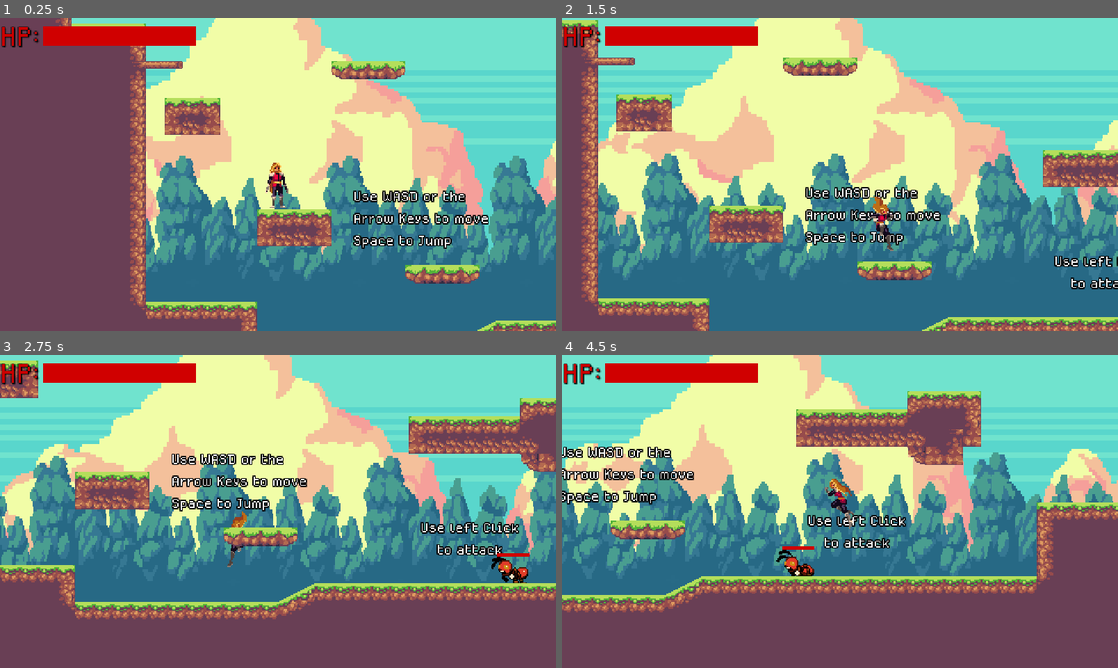
Above: before the commit, frames 1-4 (two rows, left to right).
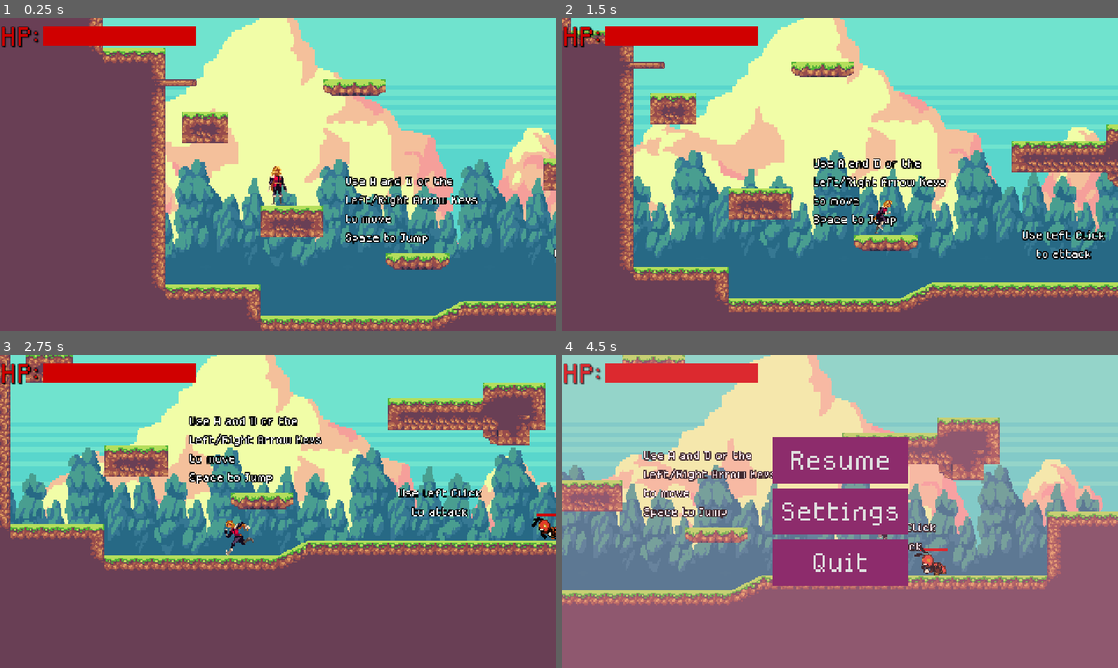
Above: after the commit, the same moments.

Repository: Norbi910/Onlab
Game: Godot game, scene res://Scenes/DemoLevel.tscn
The game is run twice, just before and just after one commit, with the same random seed, the same clock (stepped at 60 frames per second) and the same inputs.
Inputs (mouse positions are in pixels of both pictures, inside the frame that each line leads up to):
- Up to frame 1 (0.25 s): no input
- Up to frame 2 (1.5 s): tap Enter at 0.5, 1.25 s; move the mouse to (962, 158) at 0.52 s; hold Right (move_right) from 0.53 s (still down); tap S (camera_down, bound only after the commit) at 0.6 s; tap Space (jump) at 0.77 s; tap W (camera_up, bound only after the commit) at 0.8, 1.35 s; move the mouse to (728, 190) at 1.27 s
- Up to frame 3 (2.75 s): tap Space (jump) at 1.52 s; tap S (camera_down, bound only after the commit) at 1.55 s; tap Enter at 2 s; move the mouse to (333, 442) at 2.02 s; release Right (move_right) at 2.03 s; hold A (move_left) from 2.03 s (still down); click (333, 442) at 2.1 s; tap W (camera_up, bound only after the commit) at 2.3 s
- Up to frame 4 (4.5 s): tap Enter at 2.75, 3.5, 4.25 s; move the mouse to (812, 574) at 2.77 s; release A (move_left) at 2.78 s; hold Right (move_right) 2.78-4.28 s; tap E (interact) at 2.85 s; tap Space (jump) at 3.02, 3.77 s; tap S (camera_down, bound only after the commit) at 3.05, 3.6 s; move the mouse to (1006, 558) at 3.52 s; tap W (camera_up, bound only after the commit) at 3.8, 4.35 s; tap Escape (pause, bound only after the commit) at 4.15 s; move the mouse to (673, 464) at 4.27 s; hold A (move_left) from 4.28 s (still down)

The runs differ from the first frame. In frame 1, 34% of the frame differs, in the area x 10-100%, y 0-100%; in frame 2, 49%; in frame 3, 50%; in frame 4, 94%, in the area x 0-100%, y 0-100%.

Commit message:
fixed things added pause menu

Diff:
--- /dev/null
+++ b/Resources/Shaders/better_flash.gdshader
@@ -0,0 +1,11 @@
+shader_type canvas_item;
+
+uniform vec4 color_parameter : source_color = vec4(1.000000, 1.000000, 1.000000, 1.000000);
+uniform bool enabled;
+
+void fragment() {
+
+	if (enabled) {
+		COLOR.rgb = color_parameter.rgb * color_parameter.w + COLOR.rgb * (1.0 -color_parameter.w);
+	}
+}
--- a/Resources/Shaders/hit_flash.tres
+++ b/Resources/Shaders/hit_flash.tres
@@ -1,6 +1,7 @@
 [gd_resource type="VisualShader" load_steps=5 format=3 uid="uid://7i1wxshtsd8b"]
 
 [sub_resource type="VisualShaderNodeColorParameter" id="VisualShaderNodeColorParameter_br1xx"]
+expanded_output_ports = [0]
 parameter_name = "ColorParameter"
 default_value_enabled = true
 
@@ -65,11 +66,11 @@
 nodes/vertex/0/position = Vector2(460, 200)
 nodes/fragment/0/position = Vector2(420, 240)
 nodes/fragment/2/node = SubResource("VisualShaderNodeColorParameter_br1xx")
-nodes/fragment/2/position = Vector2(-180, 240)
+nodes/fragment/2/position = Vector2(-200, 120)
 nodes/fragment/3/node = SubResource("VisualShaderNodeBooleanParameter_wrnpd")
 nodes/fragment/3/position = Vector2(-180, -20)
 nodes/fragment/4/node = SubResource("VisualShaderNodeIf_wmkyr")
 nodes/fragment/4/position = Vector2(180, 60)
 nodes/fragment/5/node = SubResource("VisualShaderNodeInput_7725y")
 nodes/fragment/5/position = Vector2(-200, 500)
-nodes/fragment/connections = PackedInt32Array(4, 0, 0, 0, 3, 0, 4, 0, 2, 0, 4, 3, 5, 0, 4, 4, 5, 0, 4, 5)
+nodes/fragment/connections = PackedInt32Array(4, 0, 0, 0, 3, 0, 4, 0, 5, 0, 4, 4, 5, 0, 4, 5, 2, 0, 4, 3)
--- a/Scenes/Components/attack_component.tscn
+++ b/Scenes/Components/attack_component.tscn
@@ -4,5 +4,3 @@
 
 [node name="AttackComponent" type="Area2D"]
 script = ExtResource("1_sn2ne")
-
-[connection signal="area_entered" from="." to="." method="_on_area_entered"]
--- a/Scenes/Components/hit_box_component.tscn
+++ b/Scenes/Components/hit_box_component.tscn
@@ -6,7 +6,8 @@
 script = ExtResource("1_t20er")
 
 [node name="InvincibiltyTimer" type="Timer" parent="."]
-wait_time = 0.5
+wait_time = 7.105
 one_shot = true
 
 [connection signal="area_entered" from="." to="." method="_on_area_entered"]
+[connection signal="timeout" from="InvincibiltyTimer" to="." method="_on_invincibilty_timer_timeout"]
--- a/Scenes/Components/hit_flash_component.tscn
+++ b/Scenes/Components/hit_flash_component.tscn
@@ -1,11 +1,56 @@
-[gd_scene load_steps=2 format=3 uid="uid://cf4duabfcn6fa"]
+[gd_scene load_steps=5 format=3 uid="uid://cf4duabfcn6fa"]
 
 [ext_resource type="Script" uid="uid://dhsidn57865q0" path="res://Scripts/hit_flash_component.gd" id="1_i7b4d"]
+
+[sub_resource type="Animation" id="Animation_5km1q"]
+resource_name = "quick_flash"
+length = 0.80002004
+loop_mode = 1
+step = 0.2
+tracks/0/type = "value"
+tracks/0/imported = false
+tracks/0/enabled = true
+tracks/0/path = NodePath(".:flash_color:a")
+tracks/0/interp = 1
+tracks/0/loop_wrap = true
+tracks/0/keys = {
+"times": PackedFloat32Array(0, 0.4, 0.8),
+"transitions": PackedFloat32Array(1, 1, 1),
+"update": 0,
+"values": [0.8, 0.0, 0.8]
+}
+
+[sub_resource type="Animation" id="Animation_4u2o6"]
+length = 0.001
+tracks/0/type = "value"
+tracks/0/imported = false
+tracks/0/enabled = true
+tracks/0/path = NodePath(".:flash_color:a")
+tracks/0/interp = 1
+tracks/0/loop_wrap = true
+tracks/0/keys = {
+"times": PackedFloat32Array(0),
+"transitions": PackedFloat32Array(1),
+"update": 1,
+"values": [1.0]
+}
+
+[sub_resource type="AnimationLibrary" id="AnimationLibrary_4u2o6"]
+_data = {
+&"RESET": SubResource("Animation_4u2o6"),
+&"quick_flash": SubResource("Animation_5km1q")
+}
 
 [node name="HitFlashComponent" type="Node2D"]
 script = ExtResource("1_i7b4d")
 
 [node name="FlashTimer" type="Timer" parent="."]
 wait_time = 0.2
+one_shot = true
+
+[node name="AnimationPlayer" type="AnimationPlayer" parent="."]
+libraries = {
+&"": SubResource("AnimationLibrary_4u2o6")
+}
 
 [connection signal="timeout" from="FlashTimer" to="." method="_on_flash_timer_timeout"]
--- a/Scenes/DemoLevel.tscn
+++ b/Scenes/DemoLevel.tscn
@@ -6,6 +6,7 @@
 [ext_resource type="PackedScene" uid="uid://chpxkw26mvq3k" path="res://Scenes/Entities/player.tscn" id="5_c6ica"]
 [ext_resource type="PackedScene" uid="uid://x63lcjbcaif2" path="res://Scenes/UI/hud.tscn" id="6_y2mi2"]
 [ext_resource type="PackedScene" uid="uid://b5ns3u04dt05o" path="res://Scenes/Entities/ant.tscn" id="7_daumt"]
+[ext_resource type="PackedScene" uid="uid://qh4krg2nlrhg" path="res://Scenes/UI/camera.tscn" id="7_qjc0w"]
 [ext_resource type="PackedScene" uid="uid://c5adkl5ce2slt" path="res://Scenes/Entities/npc.tscn" id="7_yupnh"]
 [ext_resource type="Texture2D" uid="uid://ha5x4hqgfsuh" path="res://Sprites/Tiles/tileset.png" id="8_hgicf"]
 [ext_resource type="PackedScene" uid="uid://bs1jsgcfbqxsd" path="res://Scenes/Entities/crow.tscn" id="8_ydaot"]
@@ -360,7 +361,7 @@
 scroll_offset = Vector2(-780, 55)
 repeat_size = Vector2(459, 0)
 autoscroll = Vector2(5.615, 0)
-repeat_times = 5
+repeat_times = 13
 
 [node name="Cloud" type="Sprite2D" parent="BackGround/Parallax2D2"]
 texture = ExtResource("2_yupnh")
@@ -385,18 +386,34 @@
 
 [node name="MoveLabel" type="Label" parent="Labels"]
 layout_mode = 0
-offset_left = 134.0
-offset_top = -251.0
-offset_right = 270.0
-offset_bottom = -178.0
+offset_left = 137.0
+offset_top = -265.0
+offset_right = 282.0
+offset_bottom = -173.0
 theme_override_colors/font_shadow_color = Color(0.5949837, 0.15616107, 0.03471772, 0)
 theme_override_constants/shadow_offset_x = 3
 theme_override_constants/shadow_offset_y = 3
 theme_override_constants/outline_size = 4
 theme_override_fonts/font = ExtResource("10_yupnh")
-text = "Use WASD or the Arrow Keys to move
+text = "Use A and D or the
+Left/Right Arrow Keys to move
 Space to Jump
 "
+autowrap_mode = 3
+
+[node name="MoveLabel2" type="Label" parent="Labels"]
+layout_mode = 0
+offset_left = 1064.0
+offset_top = -294.0
+offset_right = 1180.0
+offset_bottom = -221.0
+theme_override_colors/font_shadow_color = Color(0.5949837, 0.15616107, 0.03471772, 0)
+theme_override_constants/shadow_offset_x = 3
+theme_override_constants/shadow_offset_y = 3
+theme_override_constants/outline_size = 4
+theme_override_fonts/font = ExtResource("10_yupnh")
+text = "You can also nudge the camera
+up/down with W/S"
 autowrap_mode = 3
 
 [node name="GlideLabel" type="Label" parent="Labels"]
@@ -445,26 +462,19 @@
 horizontal_alignment = 1
 autowrap_mode = 3
 
+[node name="HUD" parent="." node_paths=PackedStringArray("player") instance=ExtResource("6_y2mi2")]
+player = NodePath("../Player")
+
 [node name="Player" parent="." instance=ExtResource("5_c6ica")]
 position = Vector2(21, -152)
 
-[node name="Camera2D" type="Camera2D" parent="Player"]
-position = Vector2(0, 2)
-position_smoothing_enabled = true
-drag_horizontal_enabled = true
-drag_vertical_enabled = true
-drag_left_margin = 0.05
-drag_top_margin = 0.05
-drag_right_margin = 0.05
-drag_bottom_margin = 0.05
-
-[node name="HUD" parent="Player/Camera2D" node_paths=PackedStringArray("player") instance=ExtResource("6_y2mi2")]
-player = NodePath("../..")
+[node name="Camera" parent="Player" instance=ExtResource("7_qjc0w")]
 
 [node name="Enemies" type="Node2D" parent="."]
 position = Vector2(441, -33)
 
 [node name="Ant" parent="Enemies" instance=ExtResource("7_daumt")]
+position = Vector2(-76, -1)
 
 [node name="Ant2" parent="Enemies" instance=ExtResource("7_daumt")]
 position = Vector2(306, 207)
--- a/Scenes/Entities/ant.tscn
+++ b/Scenes/Entities/ant.tscn
@@ -263,7 +263,7 @@
 [node name="RayCastDown" type="RayCast2D" parent="pivot"]
 unique_name_in_owner = true
 position = Vector2(3, 0)
-target_position = Vector2(0, 16)
+target_position = Vector2(0, 20)
 
 [node name="RayCastAhead" type="RayCast2D" parent="pivot"]
 unique_name_in_owner = true
--- /dev/null
+++ b/Scenes/Entities/player.gdshader
@@ -0,0 +1,14 @@
+shader_type canvas_item;
+
+void vertex() {
+	// Called for every vertex the material is visible on.
+}
+
+void fragment() {
+	// Called for every pixel the material is visible on.
+}
+
+//void light() {
+//	// Called for every pixel for every light affecting the CanvasItem.
+//	// Uncomment to replace the default light processing function with this one.
+//}
--- a/Scenes/Entities/player.tscn
+++ b/Scenes/Entities/player.tscn
@@ -8,7 +8,7 @@
 [ext_resource type="PackedScene" uid="uid://bml8o3fl7yfw0" path="res://Scenes/Components/health_component.tscn" id="6_8erm5"]
 [ext_resource type="PackedScene" uid="uid://cf4duabfcn6fa" path="res://Scenes/Components/hit_flash_component.tscn" id="7_85s6f"]
 [ext_resource type="PackedScene" uid="uid://mca7y2rl04ft" path="res://Scenes/Components/hit_box_component.tscn" id="7_f1ek2"]
-[ext_resource type="Shader" uid="uid://7i1wxshtsd8b" path="res://Resources/Shaders/hit_flash.tres" id="8_85s6f"]
+[ext_resource type="Shader" uid="uid://dfbcw0y4ieh7m" path="res://Resources/Shaders/better_flash.gdshader" id="8_85s6f"]
 [ext_resource type="PackedScene" uid="uid://bb8nlyevsjr62" path="res://Scenes/Components/attack_component.tscn" id="8_tx1dd"]
 
 [sub_resource type="CapsuleShape2D" id="CapsuleShape2D_fkybt"]
@@ -383,8 +383,8 @@
 [sub_resource type="ShaderMaterial" id="ShaderMaterial_14y0q"]
 resource_local_to_scene = true
 shader = ExtResource("8_85s6f")
-shader_parameter/enabled = false
-shader_parameter/ColorParameter = Color(1, 1, 1, 1)
+shader_parameter/color_parameter = Color(1, 1, 1, 1)
+shader_parameter/enabled = true
 
 [sub_resource type="CapsuleShape2D" id="CapsuleShape2D_8erm5"]
 radius = 6.0
@@ -481,11 +481,12 @@
 disabled = true
 debug_color = Color(0.9113462, 0.21197182, 0.52477556, 0.41960785)
 
-[node name="HitBoxComponent" parent="Pivot" node_paths=PackedStringArray("health_component") instance=ExtResource("7_f1ek2")]
+[node name="HitBoxComponent" parent="Pivot" node_paths=PackedStringArray("health_component", "hit_flash") instance=ExtResource("7_f1ek2")]
 collision_layer = 2
 collision_mask = 0
 health_component = NodePath("../../HealthComponent")
 invincibility_time = 1.0
+hit_flash = NodePath("../../HitFlashComponent")
 
 [node name="Hitbox" type="CollisionShape2D" parent="Pivot/HitBoxComponent"]
 position = Vector2(0, 12)
--- /dev/null
+++ b/Scenes/UI/camera.tscn
@@ -0,0 +1,14 @@
+[gd_scene load_steps=2 format=3 uid="uid://qh4krg2nlrhg"]
+
+[ext_resource type="Script" uid="uid://dbu0rmf8p3xfl" path="res://camera.gd" id="1_w1pu4"]
+
+[node name="Camera" type="Camera2D"]
+zoom = Vector2(0.85, 0.85)
+position_smoothing_enabled = true
+drag_horizontal_enabled = true
+drag_vertical_enabled = true
+drag_left_margin = 0.05
+drag_top_margin = 0.05
+drag_right_margin = 0.05
+drag_bottom_margin = 0.05
+script = ExtResource("1_w1pu4")
--- a/Scenes/UI/hud.tscn
+++ b/Scenes/UI/hud.tscn
@@ -1,9 +1,10 @@
-[gd_scene load_steps=5 format=3 uid="uid://x63lcjbcaif2"]
+[gd_scene load_steps=6 format=3 uid="uid://x63lcjbcaif2"]
 
 [ext_resource type="Script" uid="uid://ffnyjusxg1j6" path="res://Scripts/UI/hud.gd" id="1_e0onf"]
 [ext_resource type="PackedScene" uid="uid://6pbne607b68l" path="res://Scenes/UI/inventory_UI.tscn" id="2_6fbih"]
 [ext_resource type="FontFile" uid="uid://c6lvcqnjf517l" path="res://Sprites/Fonts/MedodicaRegular.otf" id="2_fccik"]
 [ext_resource type="PackedScene" uid="uid://cdnmaw550r223" path="res://Scenes/UI/hp_bar.tscn" id="3_bjfho"]
+[ext_resource type="PackedScene" uid="uid://6oay2ktv6ylx" path="res://Scenes/UI/pause_menu.tscn" id="5_vsu76"]
 
 [node name="HUD" type="CanvasLayer"]
 script = ExtResource("1_e0onf")
@@ -37,9 +38,10 @@
 anchors_preset = 1
 anchor_left = 1.0
 anchor_right = 1.0
-offset_left = -104.0
-offset_right = 0.0
-offset_bottom = 104.0
+offset_left = -95.0
+offset_top = 3.0
+offset_right = 9.0
+offset_bottom = 107.0
 grow_horizontal = 0
 scale = Vector2(0.8870647, 0.77960354)
 
@@ -66,3 +68,6 @@
 text = "YOU DIED!"
 horizontal_alignment = 1
 metadata/_edit_use_anchors_ = true
+
+[node name="PauseMenu" parent="." instance=ExtResource("5_vsu76")]
+visible = false
--- /dev/null
+++ b/Scenes/UI/pause_menu.tscn
@@ -0,0 +1,111 @@
+[gd_scene load_steps=3 format=3 uid="uid://6oay2ktv6ylx"]
+
+[ext_resource type="Script" uid="uid://bailxyw40o2o7" path="res://pause_menu.gd" id="1_8rf44"]
+[ext_resource type="FontFile" uid="uid://c6lvcqnjf517l" path="res://Sprites/Fonts/MedodicaRegular.otf" id="2_r2i2h"]
+
+[node name="PauseMenu" type="Control"]
+layout_mode = 3
+anchors_preset = 15
+anchor_right = 1.0
+anchor_bottom = 1.0
+grow_horizontal = 2
+grow_vertical = 2
+script = ExtResource("1_8rf44")
+
+[node name="ColorRect" type="ColorRect" parent="."]
+layout_mode = 1
+anchors_preset = -1
+anchor_right = 1.0
+anchor_bottom = 1.0
+offset_left = -2.0
+offset_top = -5.0
+offset_right = 19.0
+offset_bottom = 15.0
+color = Color(1, 0.64705884, 0.73333335, 0.2509804)
+
+[node name="MarginContainer" type="MarginContainer" parent="."]
+layout_mode = 1
+anchors_preset = -1
+anchor_right = 1.0
+anchor_bottom = 1.0
+offset_left = 181.5
+offset_top = 115.0
+offset_right = -181.5
+offset_bottom = -115.0
+grow_horizontal = 2
+grow_vertical = 2
+
+[node name="VFlowContainer" type="HFlowContainer" parent="MarginContainer"]
+layout_mode = 2
+
+[node name="ColorRect" type="ColorRect" parent="MarginContainer/VFlowContainer"]
+custom_minimum_size = Vector2(117, 40)
+layout_mode = 2
+color = Color(0.5521021, 0.17160293, 0.42320028, 1)
+
+[node name="ResumeButton" type="Button" parent="MarginContainer/VFlowContainer/ColorRect"]
+unique_name_in_owner = true
+layout_mode = 1
+anchors_preset = 15
+anchor_right = 1.0
+anchor_bottom = 1.0
+grow_horizontal = 2
+grow_vertical = 2
+theme_override_fonts/font = ExtResource("2_r2i2h")
+theme_override_font_sizes/font_size = 32
+text = "Resume"
+flat = true
+
+[node name="ColorRect2" type="ColorRect" parent="MarginContainer/VFlowContainer"]
+custom_minimum_size = Vector2(117, 40)
+layout_mode = 2
+color = Color(0.5521021, 0.17160293, 0.42320028, 1)
+
+[node name="VolumeSlider" type="HSlider" parent="MarginContainer/VFlowContainer/ColorRect2"]
+unique_name_in_owner = true
+visible = false
+layout_mode = 1
+anchors_preset = -1
+anchor_right = 1.0
+anchor_bottom = 1.0
+min_value = -10.0
+max_value = 6.0
+tick_count = 10
+ticks_on_borders = true
+ticks_position = 2
+
+[node name="SettingsButton" type="Button" parent="MarginContainer/VFlowContainer/ColorRect2"]
+unique_name_in_owner = true
+layout_mode = 1
+anchors_preset = 15
+anchor_right = 1.0
+anchor_bottom = 1.0
+grow_horizontal = 2
+grow_vertical = 2
+theme_override_fonts/font = ExtResource("2_r2i2h")
+theme_override_font_sizes/font_size = 32
+text = "Settings
+"
+flat = true
+
+[node name="ColorRect3" type="ColorRect" parent="MarginContainer/VFlowContainer"]
+custom_minimum_size = Vector2(117, 40)
+layout_mode = 2
+color = Color(0.5521021, 0.17160293, 0.42320028, 1)
+
+[node name="QuitButton" type="Button" parent="MarginContainer/VFlowContainer/ColorRect3"]
+unique_name_in_owner = true
+layout_mode = 1
+anchors_preset = 15
+anchor_right = 1.0
+anchor_bottom = 1.0
+theme_override_fonts/font = ExtResource("2_r2i2h")
+theme_override_font_sizes/font_size = 32
+text = "Quit
+"
+flat = true
+
+[connection signal="pressed" from="MarginContainer/VFlowContainer/ColorRect/ResumeButton" to="." method="_on_resume_button_pressed"]
+[connection signal="value_changed" from="MarginContainer/VFlowContainer/ColorRect2/VolumeSlider" to="." method="_on_h_slider_value_changed"]
+[connection signal="pressed" from="MarginContainer/VFlowContainer/ColorRect2/SettingsButton" to="." method="_on_settings_button_pressed"]
+[connection signal="pressed" from="MarginContainer/VFlowContainer/ColorRect3/QuitButton" to="." method="_on_quit_button_pressed"]
--- a/Scenes/bgm.tscn
+++ b/Scenes/bgm.tscn
@@ -5,3 +5,4 @@
 [node name="bgm" type="AudioStreamPlayer"]
 stream = ExtResource("1_2kasm")
 autoplay = true
+parameters/looping = true
--- a/Scripts/Components/attack_component.gd
+++ b/Scripts/Components/attack_component.gd
@@ -5,10 +5,13 @@
 
 signal damage_dealt
 
-func _on_area_entered(area: Area2D) -> void:
-	if area is not HitboxComponent:
+func _process(_delta: float) -> void:
+	if not has_overlapping_areas():
 		return
-	var hitbox: HitboxComponent = area
-	var knockback_direction: Vector2 = (area.global_position - global_position).normalized()
-	hitbox.damage(ATTACK_DAMAGE, knockback_direction)
-	damage_dealt.emit()
+	for area: Area2D in get_overlapping_areas():
+		if area is not HitboxComponent:
+			continue
+		var hitbox: HitboxComponent = area
+		var knockback_direction: Vector2 = (area.global_position - global_position).normalized()
+		if hitbox.damage(ATTACK_DAMAGE, knockback_direction):
+			damage_dealt.emit()
--- a/Scripts/Components/hit_box_component.gd
+++ b/Scripts/Components/hit_box_component.gd
@@ -1,21 +1,30 @@
 class_name HitboxComponent
 extends Area2D
+
+@onready var invincibilty_timer: Timer = $InvincibiltyTimer
+
 @export var health_component: HealthComponent
-
 @export var invincibility_time: float = 0.5
-@onready var invincibilty_timer: Timer = $InvincibiltyTimer
+@export var hit_flash: HitFlashComponent
 
 signal on_knockback(force: Vector2)
 
-func _ready() -> void:
-	invincibilty_timer.wait_time = invincibility_time
 
-func damage(dmg: float, direction: Vector2):
+
+func damage(dmg: float, direction: Vector2) -> bool:
 	if not health_component:
-		return
+		return false
 	if invincibilty_timer.time_left >0:
-		return
+		return false
 	health_component.damage(dmg)
 	var force := maxf(400, dmg * 10)
 	on_knockback.emit(direction * force)
-	invincibilty_timer.start()
+	invincibilty_timer.start(invincibility_time)
+	if hit_flash:
+		hit_flash.toggle_flashing()
+	return true
+
+
+func _on_invincibilty_timer_timeout() -> void:
+	if not hit_flash: return
+	hit_flash.toggle_flashing()
--- a/Scripts/hit_flash_component.gd
+++ b/Scripts/hit_flash_component.gd
@@ -1,20 +1,40 @@
 extends Node2D
+class_name HitFlashComponent
 
 @export var sprite : Sprite2D
 @export var healthComponent: HealthComponent
 @onready var flash_timer: Timer = $FlashTimer
+@export var flash_enabled: bool = false
+@export var flash_color: Color = Color.WHITE
+@onready var animation_player: AnimationPlayer = $AnimationPlayer
+var is_flashing : bool = false
 
 func _ready() -> void:
 	if healthComponent:
 		healthComponent.connect("hp_changed", flash)
 
+func _process(_delta: float) -> void:
+	if not sprite: 	return
+	sprite.material.set_shader_parameter("enabled", flash_enabled)
+	sprite.material.set_shader_parameter("color_parameter", flash_color)
+
 func flash(_dmg: float):
-	if not sprite:
-		return
-	sprite.material.set_shader_parameter("enabled", true)
+	flash_enabled = true
 	flash_timer.start()
 
-
+func toggle_flashing():
+	is_flashing = not is_flashing
+	if flash_timer.time_left > 0:
+		return
+	if not is_flashing:
+		animation_player.stop()
+		flash_enabled = false
+		return
+	flash_enabled = true
+	animation_player.play("quick_flash")
 
 func _on_flash_timer_timeout() -> void:
-	sprite.material.set_shader_parameter("enabled", false)
+	flash_enabled = false
+	if is_flashing and not animation_player.is_playing():
+		flash_enabled = true
+		animation_player.play("quick_flash")
--- /dev/null
+++ b/camera.gd
@@ -0,0 +1,12 @@
+extends Camera2D
+
+@export var max_offset: int = 50
+var velocity: int = 0
+# Called every frame. 'delta' is the elapsed time since the previous frame.
+func _process(_delta: float) -> void:
+	var direction := Input.get_axis("camera_up", "camera_down")
+	if direction:
+		velocity = move_toward(velocity, max_offset * direction, 4)
+	else:
+		velocity = move_toward(velocity, 0, 6)
+	offset.y = move_toward(offset.y, velocity, 4)
--- /dev/null
+++ b/pause_menu.gd
@@ -0,0 +1,34 @@
+extends Control
+
+var is_visible: bool = false
+@onready var volume_slider: HSlider = %VolumeSlider
+@onready var settings_button: Button = %SettingsButton
+
+func _process(_delta: float) -> void:
+	if Input.is_action_just_pressed("pause"):
+		if is_visible:
+			visible = false
+			get_tree().paused = false
+			is_visible = false
+		else:
+			visible = true
+			get_tree().paused = true
+			is_visible = true
+
+func _on_resume_button_pressed() -> void:
+	Input.action_press("pause")
+
+
+func _on_quit_button_pressed() -> void:
+	get_tree().quit()
+
+
+func _on_settings_button_pressed() -> void:
+	settings_button.disabled = true
+	settings_button.visible = false
+	volume_slider.scrollable = true
+	volume_slider.visible = true
+
+func _on_h_slider_value_changed(value: float) -> void:
+	AudioServer.set_bus_volume_db(0, value)
+	AudioServer.set_bus_mute(0, (value == volume_slider.min_value))
--- a/project.godot
+++ b/project.godot
@@ -76,8 +76,6 @@
 jump={
 "deadzone": 0.2,
 "events": [Object(InputEventKey,"resource_local_to_scene":false,"resource_name":"","device":-1,"window_id":0,"alt_press …(191 unchanged characters)…
-, Object(InputEventKey,"resource_local_to_scene":false,"resource_name":"","device":-1,"window_id":0,"alt_pressed":false,"shift_pressed":false,"ctrl_pressed":false,"meta_pressed":false,"pressed":false,"keycode":0,"physical_keycode":87,"key_label":0,"unicode":119,"location":0,"echo":false,"script":null)
-, Object(InputEventKey,"resource_local_to_scene":false,"resource_name":"","device":-1,"window_id":0,"alt_pressed":false,"shift_pressed":false,"ctrl_pressed":false,"meta_pressed":false,"pressed":false,"keycode":0,"physical_keycode":4194320,"key_label":0,"unicode":0,"location":0,"echo":false,"script":null)
 ]
 }
 interact={
@@ -88,6 +86,23 @@
 open_inventory={
 "deadzone": 0.2,
 "events": [Object(InputEventKey,"resource_local_to_scene":false,"resource_name":"","device":-1,"window_id":0,"alt_press …(195 unchanged characters)…
+]
+}
+camera_up={
+"deadzone": 0.2,
+"events": [Object(InputEventKey,"resource_local_to_scene":false,"resource_name":"","device":-1,"window_id":0,"alt_pressed":false,"shift_pressed":false,"ctrl_pressed":false,"meta_pressed":false,"pressed":false,"keycode":0,"physical_keycode":87,"key_label":0,"unicode":119,"location":0,"echo":false,"script":null)
+, Object(InputEventKey,"resource_local_to_scene":false,"resource_name":"","device":-1,"window_id":0,"alt_pressed":false,"shift_pressed":false,"ctrl_pressed":false,"meta_pressed":false,"pressed":false,"keycode":0,"physical_keycode":4194320,"key_label":0,"unicode":0,"location":0,"echo":false,"script":null)
+]
+}
+camera_down={
+"deadzone": 0.2,
+"events": [Object(InputEventKey,"resource_local_to_scene":false,"resource_name":"","device":-1,"window_id":0,"alt_pressed":false,"shift_pressed":false,"ctrl_pressed":false,"meta_pressed":false,"pressed":false,"keycode":0,"physical_keycode":83,"key_label":0,"unicode":115,"location":0,"echo":false,"script":null)
+, Object(InputEventKey,"resource_local_to_scene":false,"resource_name":"","device":-1,"window_id":0,"alt_pressed":false,"shift_pressed":false,"ctrl_pressed":false,"meta_pressed":false,"pressed":false,"keycode":0,"physical_keycode":4194322,"key_label":0,"unicode":0,"location":0,"echo":false,"script":null)
+]
+}
+pause={
+"deadzone": 0.2,
+"events": [Object(InputEventKey,"resource_local_to_scene":false,"resource_name":"","device":-1,"window_id":0,"alt_pressed":false,"shift_pressed":false,"ctrl_pressed":false,"meta_pressed":false,"pressed":false,"keycode":0,"physical_keycode":4194305,"key_label":0,"unicode":0,"location":0,"echo":false,"script":null)
 ]
 }
 
Not shown, added: Resources/Shaders/better_flash.gdshader.uid
Not shown: 1 places in Scenes/DemoLevel.tscn that only renumber resources
Not shown, added: Scenes/Entities/player.gdshader.uid
Not shown, added: camera.gd.uid
Not shown, added: pause_menu.gd.uid
